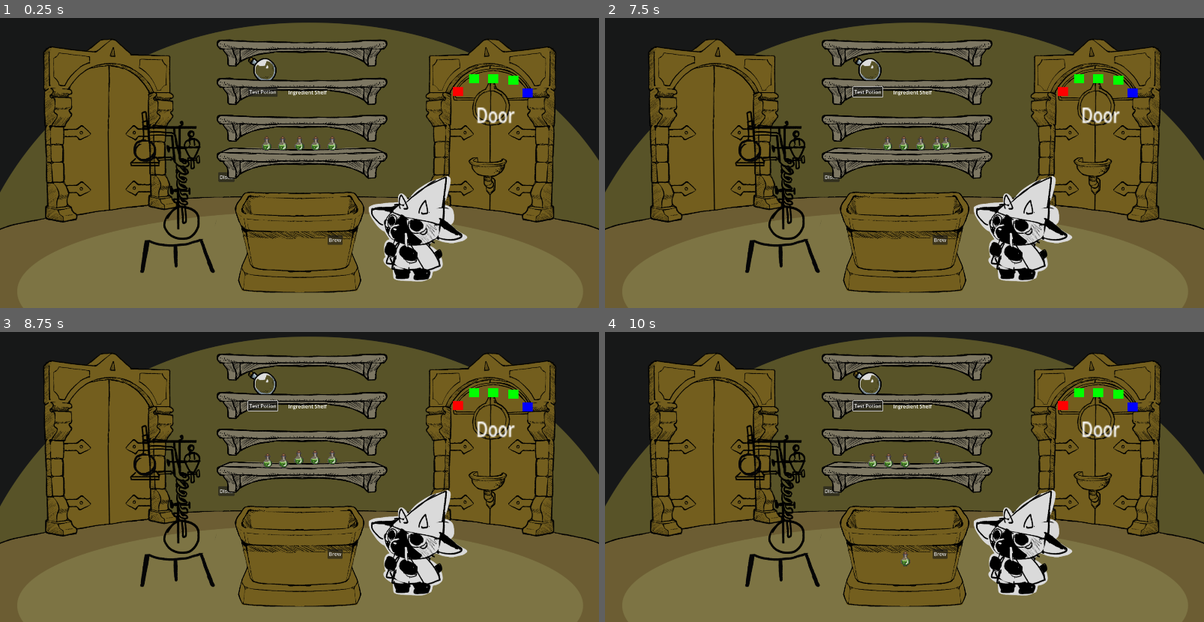
Above: before the commit, frames 1-4 (two rows, left to right).
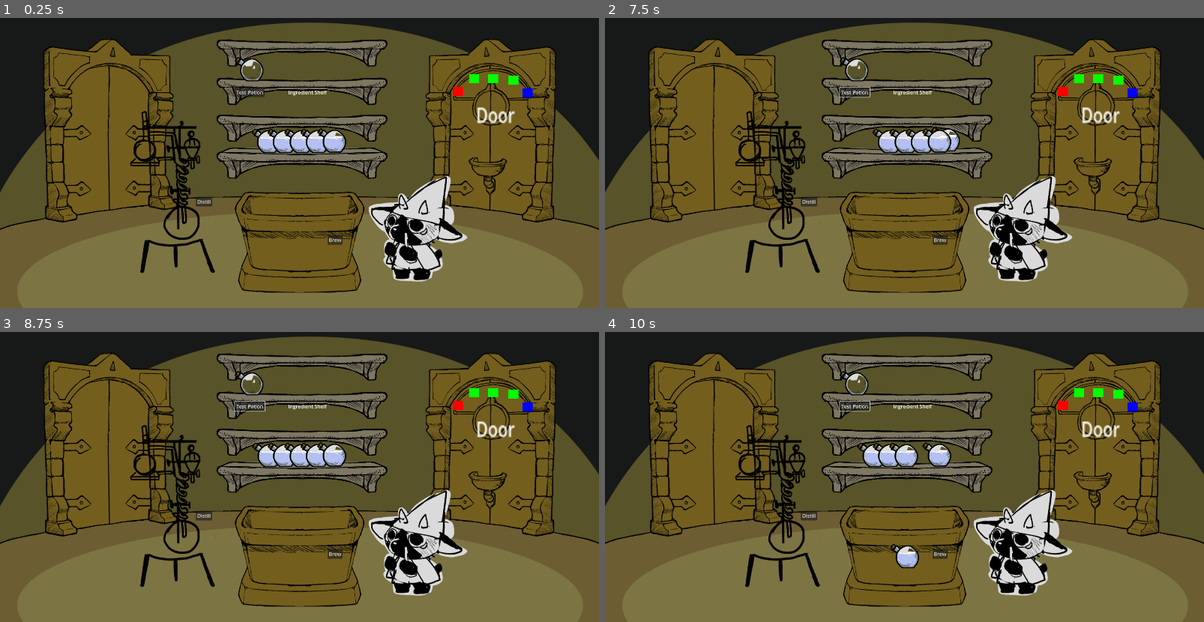
Above: after the commit, the same moments.

Repository: Sleeping-Robot-Games/Interstellar-Potion
Game: Godot game, scene res://scenes/game.tscn
Two runs of this game, one before a commit and one after it. Both use one fixed random seed, a clock stepped at 60 frames per second and the inputs below.
Inputs (mouse positions are in pixels of both pictures, inside the frame that each line leads up to):
- Up to frame 1 (0.25 s): no input
- Up to frame 2 (7.5 s): click "Brew" at 0.5 s; click "Distill" at 1.25 s; click "Test Potion" at 2 s; click "Brew" at 2.75 s; click "Distill" at 3.5 s; click "Test Potion" at 4.25 s; click "Brew" at 5 s; click "Distill" at 5.75 s; click "Test Potion" at 6.5 s; tap Enter at 7.25 s; drag from (868, 142) to (1096, 131) at 7.27 s
- Up to frame 3 (8.75 s): drag from (281, 456) to (491, 445) at 8.02 s
- Up to frame 4 (10 s): move the mouse to (904, 456) at 8.77 s; click (904, 456) at 8.92 s; tap Space at 9.5 s; drag from (922, 456) to (904, 555) at 9.52 s

The runs differ from the first frame. In frame 1, 1.6% of the frame differs, in the area x 32-58%, y 13-66%; in frame 2, 1.6%; in frame 3, 1.7%; in frame 4, 1.8%, in the area x 32-58%, y 13-82%.

Commit message:
applies textures

Diff:
--- a/project.godot
+++ b/project.godot
@@ -24,6 +24,14 @@
 window/size/viewport_width=1920
 window/size/viewport_height=1080
 
+[input]
+
+Escape={
+"deadzone": 0.5,
+"events": [Object(InputEventKey,"resource_local_to_scene":false,"resource_name":"","device":-1,"window_id":0,"alt_pressed":false,"shift_pressed":false,"ctrl_pressed":false,"meta_pressed":false,"pressed":false,"keycode":0,"physical_keycode":4194305,"key_label":0,"unicode":0,"echo":false,"script":null)
+]
+}
+
 [rendering]
 
 renderer/rendering_method="gl_compatibility"
--- a/scenes/game.tscn
+++ b/scenes/game.tscn
@@ -230,45 +230,45 @@
 shape = SubResource("RectangleShape2D_j6oc5")
 
 [node name="Button" type="Button" parent="Distiller"]
-offset_left = 144.0
-offset_top = -64.0
-offset_right = 196.0
-offset_bottom = -33.0
+offset_left = 72.0
+offset_top = 15.0
+offset_right = 124.0
+offset_bottom = 46.0
 text = "Distill"
+
+[node name="ShelfSprite" type="Sprite2D" parent="."]
+position = Vector2(968, 615)
+texture = ExtResource("9_8s0cu")
+
+[node name="ShelfSprite2" type="Sprite2D" parent="."]
+position = Vector2(968, 503)
+texture = ExtResource("10_qok7e")
+
+[node name="ShelfSprite3" type="Sprite2D" parent="."]
+position = Vector2(968, 385)
+texture = ExtResource("10_qok7e")
+
+[node name="ShelfSprite4" type="Sprite2D" parent="."]
+position = Vector2(968, 262)
+texture = ExtResource("10_qok7e")
 
 [node name="PotionShelf" type="Node2D" parent="."]
 position = Vector2(968, 273)
 
-[node name="Sprite2D" type="Sprite2D" parent="PotionShelf"]
-position = Vector2(0, 342)
-texture = ExtResource("9_8s0cu")
-
-[node name="Sprite2D2" type="Sprite2D" parent="PotionShelf"]
-position = Vector2(0, 230)
-texture = ExtResource("10_qok7e")
-
-[node name="Sprite2D3" type="Sprite2D" parent="PotionShelf"]
-position = Vector2(0, 112)
-texture = ExtResource("10_qok7e")
-
-[node name="Sprite2D4" type="Sprite2D" parent="PotionShelf"]
-position = Vector2(0, -11)
-texture = ExtResource("10_qok7e")
-
 [node name="Pos1" type="Marker2D" parent="PotionShelf"]
-position = Vector2(-110, 281)
+position = Vector2(-113, 271)
 
 [node name="Pos2" type="Marker2D" parent="PotionShelf"]
-position = Vector2(-59, 281)
+position = Vector2(-63, 271)
 
 [node name="Pos3" type="Marker2D" parent="PotionShelf"]
-position = Vector2(-6, 281)
+position = Vector2(-10, 271)
 
 [node name="Pos4" type="Marker2D" parent="PotionShelf"]
-position = Vector2(48, 281)
+position = Vector2(43, 271)
 
 [node name="Pos5" type="Marker2D" parent="PotionShelf"]
-position = Vector2(101, 281)
+position = Vector2(97, 271)
 
 [node name="IngredientShelf" type="Node2D" parent="."]
 position = Vector2(936, 378)
@@ -281,31 +281,31 @@
 text = "Ingredient Shelf"
 
 [node name="Pos1" type="Marker2D" parent="IngredientShelf"]
-position = Vector2(-100, 64)
+position = Vector2(-141, 66)
 
 [node name="Pos2" type="Marker2D" parent="IngredientShelf"]
-position = Vector2(-53, 64)
+position = Vector2(-73, 65)
 
 [node name="Pos3" type="Marker2D" parent="IngredientShelf"]
-position = Vector2(-4, 64)
+position = Vector2(5, 63)
 
 [node name="Pos4" type="Marker2D" parent="IngredientShelf"]
-position = Vector2(44, 64)
+position = Vector2(74, 64)
 
 [node name="Pos5" type="Marker2D" parent="IngredientShelf"]
-position = Vector2(96, 64)
+position = Vector2(138, 62)
 
 [node name="Pos6" type="Marker2D" parent="IngredientShelf"]
-position = Vector2(147, 64)
+position = Vector2(211, 61)
 
 [node name="TestPotion" type="Node2D" parent="."]
-position = Vector2(795, 371)
+position = Vector2(753, 372)
 
 [node name="Label" type="Label" parent="TestPotion"]
-offset_left = 25.0
-offset_top = 47.0
-offset_right = 65.0
-offset_bottom = 70.0
+offset_left = 110.0
+offset_top = -61.0
+offset_right = 150.0
+offset_bottom = -38.0
 
 [node name="Sprite2D" type="Sprite2D" parent="TestPotion"]
 position = Vector2(46, -58)
@@ -320,6 +320,7 @@
 text = "Test Potion"
 
 [node name="Area2D" type="Area2D" parent="TestPotion"]
+position = Vector2(0, -7)
 
 [node name="CollisionShape2D" type="CollisionShape2D" parent="TestPotion/Area2D"]
 position = Vector2(46.125, -60.25)
@@ -345,7 +346,7 @@
 shelf_index = 4
 
 [node name="Potion5" parent="Dragables" instance=ExtResource("4_lu131")]
-position = Vector2(1063, 544)
+position = Vector2(1064, 543)
 effect = "shrink"
 shelf_index = 5
 
--- a/scenes/potion.tscn
+++ b/scenes/potion.tscn
@@ -1,22 +1,28 @@
-[gd_scene load_steps=4 format=3 uid="uid://b078erutahxlu"]
+[gd_scene load_steps=5 format=3 uid="uid://b078erutahxlu"]
 
-[ext_resource type="SpriteFrames" uid="uid://csojh4biijp0c" path="res://resources/green_potion_frames.tres" id="1_dpclg"]
 [ext_resource type="Script" path="res://scripts/potion.gd" id="2_aynsk"]
+[ext_resource type="Texture2D" uid="uid://y6hr4bkglui3" path="res://assets/Potion_Fill.png" id="2_bktky"]
+[ext_resource type="Texture2D" uid="uid://cm1br1fg0qk46" path="res://assets/Potion.png" id="3_55n7v"]
 
 [sub_resource type="RectangleShape2D" id="RectangleShape2D_jah83"]
-size = Vector2(36, 47)
+size = Vector2(60, 63)
 
-[node name="Potion" type="AnimatedSprite2D"]
+[node name="Potion" type="Node2D"]
 z_index = 1
-sprite_frames = ExtResource("1_dpclg")
-frame = 2
-frame_progress = 0.621926
 script = ExtResource("2_aynsk")
+
+[node name="Fill" type="Sprite2D" parent="."]
+position = Vector2(6, 3)
+texture = ExtResource("2_bktky")
+
+[node name="Glass" type="Sprite2D" parent="."]
+texture = ExtResource("3_55n7v")
 
 [node name="Area2D" type="Area2D" parent="."]
 position = Vector2(1, 9.5)
 
 [node name="CollisionShape2D" type="CollisionShape2D" parent="Area2D"]
+position = Vector2(6, -8)
 shape = SubResource("RectangleShape2D_jah83")
 
 [connection signal="area_entered" from="Area2D" to="." method="_on_area_2d_area_entered"]
--- a/scripts/game.gd
+++ b/scripts/game.gd
@@ -35,7 +35,8 @@
 
 
 func _process(delta):
-	pass
+	if Input.is_action_pressed("Escape"):
+		get_tree().quit()
 
 func clear_test_potion_text():
 	$TestPotion/Label.text = ''
--- a/scripts/ingredient.gd
+++ b/scripts/ingredient.gd
@@ -11,10 +11,11 @@
 var dragging = false
 var mouse_over = false
 
+# TODO: Maybe mix this up each level?
 var sprite_dict = {
-	'blue': ['res://assets/arcane_rune.png'],
-	'green': ['res://assets/ice_rune.png'],
-	'red': ['res://assets/earth_rune.png'],
+	'blue': ['res://assets/Ingredient_Crystal.png'],
+	'green': ['res://assets/Ingredient_Sack.png'],
+	'red': ['res://assets/Ingredient_Sack.png'],
 }
 
 
--- a/scripts/potion.gd
+++ b/scripts/potion.gd
@@ -1,4 +1,4 @@
-extends AnimatedSprite2D
+extends Node2D
 
 @onready var game = get_tree().root.get_node('Game')
 @onready var potion_shelf = game.get_node('PotionShelf')
@@ -35,12 +35,12 @@
 					tween.tween_property(self, 'global_position', drop_location, .2)
 
 func _on_area_2d_mouse_entered():
-	play()
+	#play()
 	mouse_over = true
 
 func _on_area_2d_mouse_exited():
-	if drop_location == potion_shelf_position:
-		stop()
+	#if drop_location == potion_shelf_position:
+		#stop()
 	mouse_over = false
 
 func _on_area_2d_area_entered(area):
